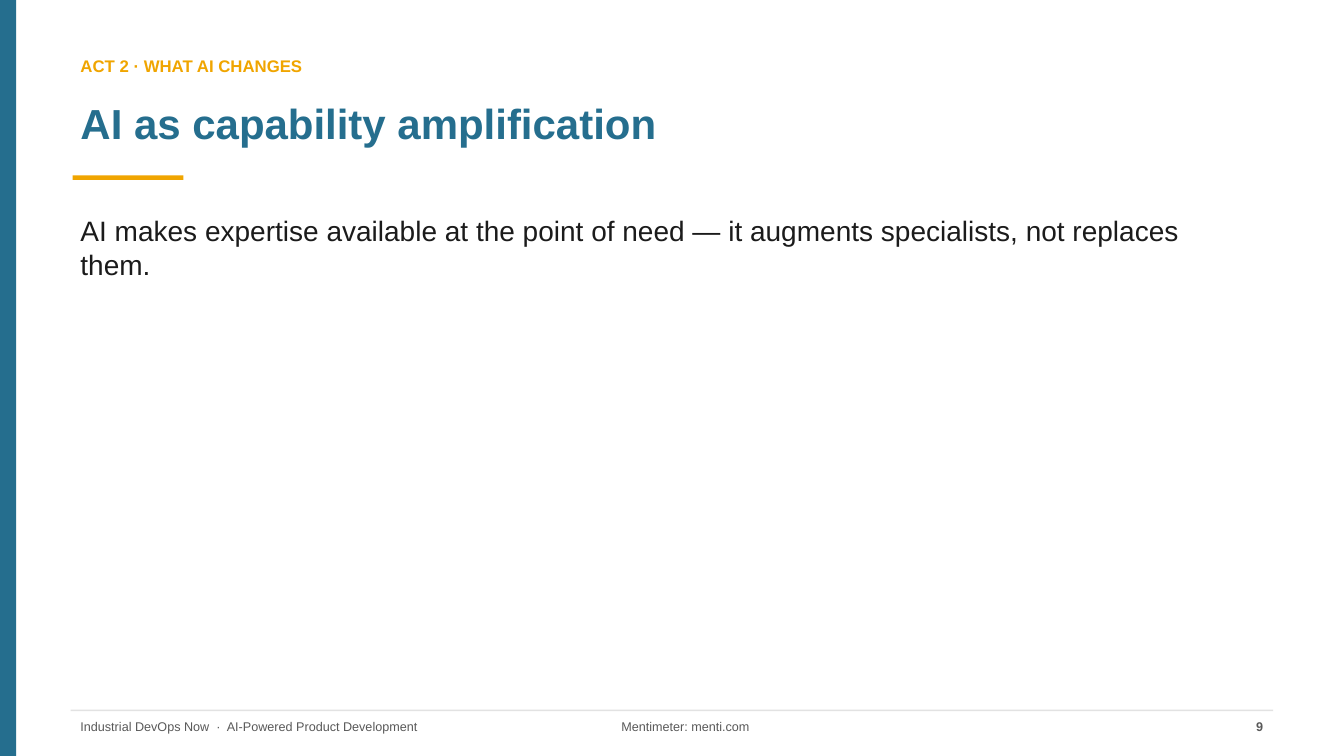
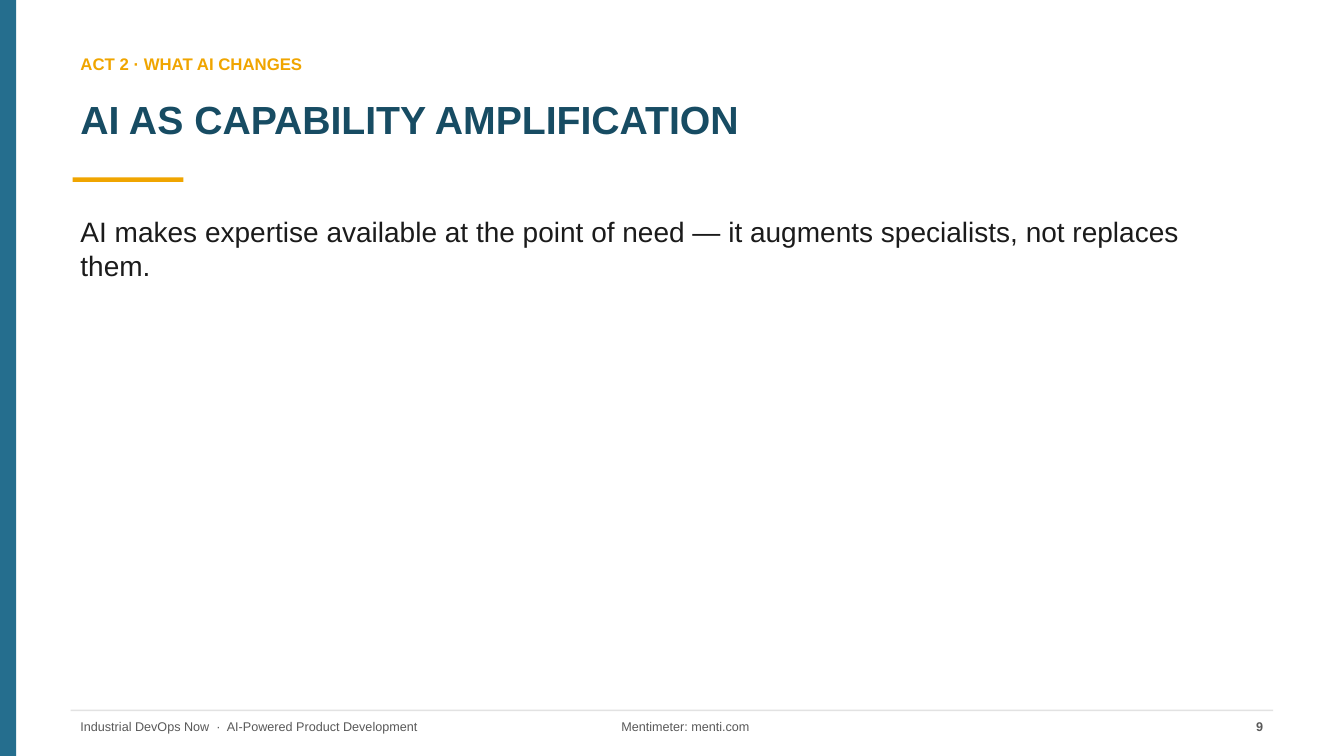
Before and after one commit to rockinryeman/SDLC-Workshop, a slide deck: slide 9 of dms-workshop/AI-Powered-Product-Development_DMS.pptx. Drawn at 1344x756 pixels with LibreOffice and Linux fonts; fonts in the diff are those of the drawing. Boxes give left, top, right and bottom in pixels: in the first picture for what was removed or moved away, otherwise in the second. Text is boxed around its words. In the diff, an @@ line names an element or a change of style, - is before the commit and + after.

```diff
--- a/dms-workshop/AI-Powered-Product-Development_DMS.pptx
+++ b/dms-workshop/AI-Powered-Product-Development_DMS.pptx
@@ text at box(80, 106, 739, 135): text changed; size 30 to 28 pt; text colour #256E8E to #174C63 @@
-AI as capability amplification
+AI AS CAPABILITY AMPLIFICATION
```
Also in this commit, not shown: 20 other slides changed, 4 other files.
